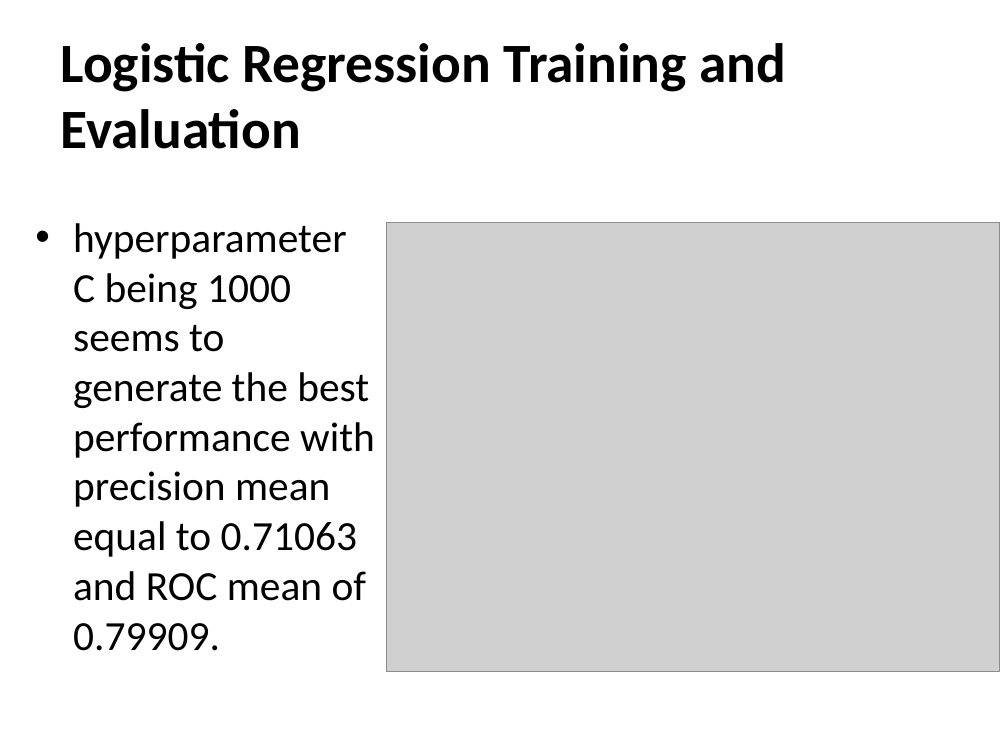
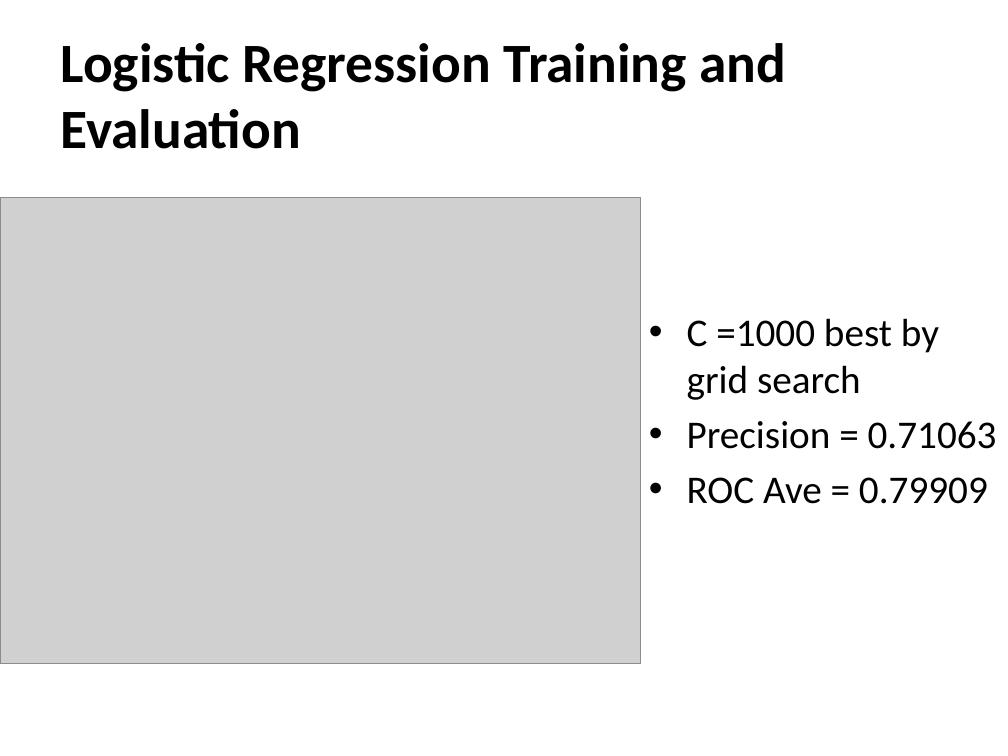
Before and after one commit to wlau0721/sliderule, a slide deck: slide 16 of CapstoneProject/CapstoneFinalReportPresentation-RentalInvestmentAnalysis.pptx (slide 15 before the commit). Drawn at 1008x756 pixels with LibreOffice and Linux fonts; fonts in the diff are those of the drawing; grey boxes stand for pictures. Boxes give left, top, right and bottom in pixels: in the first picture for what was removed or moved away, otherwise in the second. Text is boxed around its words. In the diff, an @@ line names an element or a change of style, - is before the commit and + after.

```diff
--- a/CapstoneProject/CapstoneFinalReportPresentation-RentalInvestmentAnalysis.pptx
+++ b/CapstoneProject/CapstoneFinalReportPresentation-RentalInvestmentAnalysis.pptx
@@ picture added at box(0, 198, 640, 663) @@
@@ picture removed at box(386, 222, 999, 671) @@
@@ text at box(687, 318, 997, 504): text changed; size 29.6 to 28 pt @@
-• hyperparameter C being 1000 seems to generate the best performance with precision mean equal to 0.71063 and ROC mean of 0.79909.
+• C =1000 best by grid search
+• Precision = 0.71063
+• ROC Ave = 0.79909
```
Also in this commit, not shown: 12 other slides changed, 2 slides added, 2 other files.
